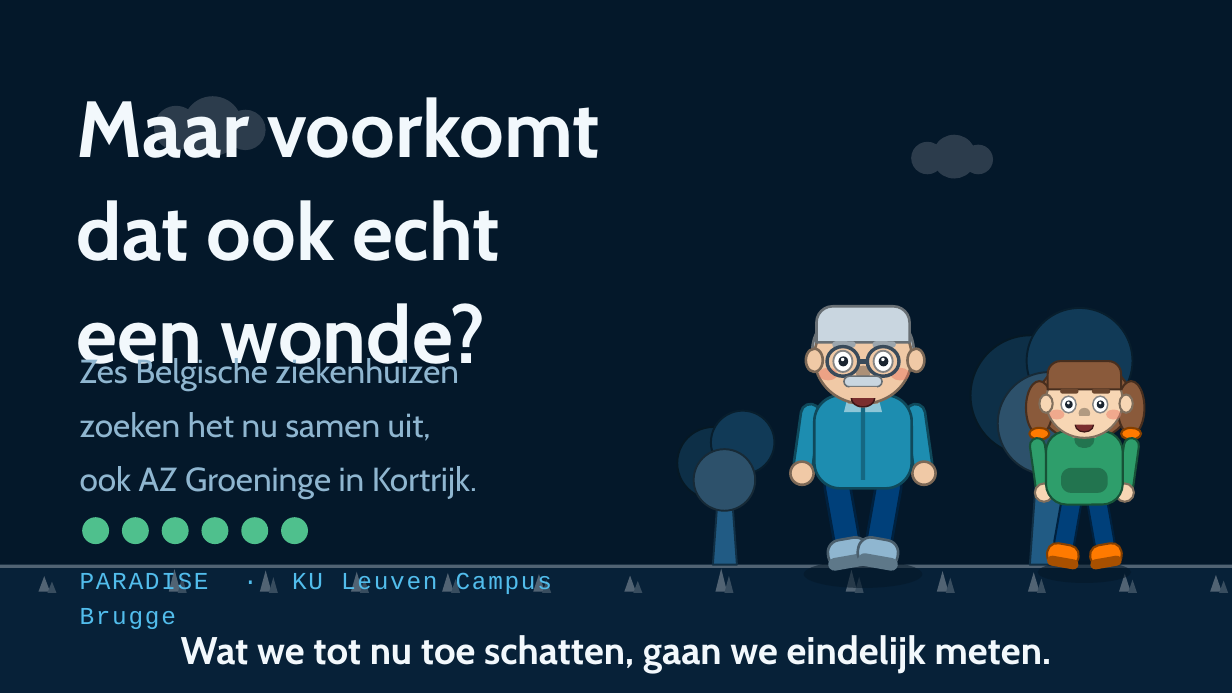
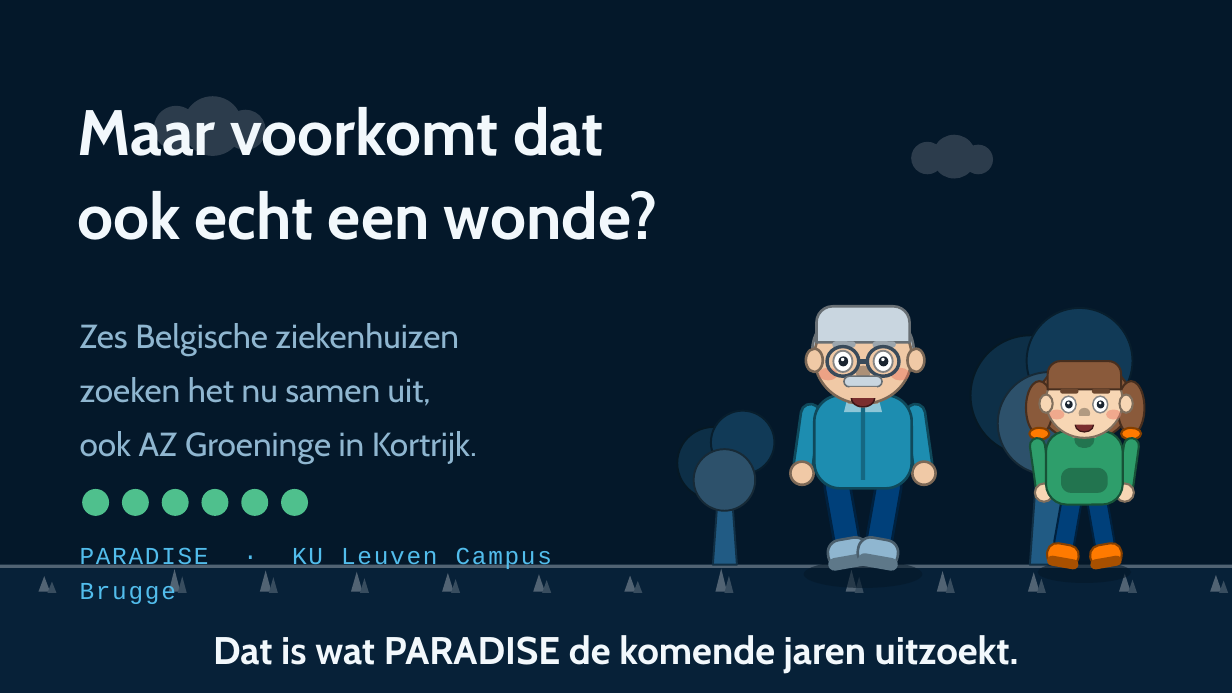
Before and after one commit to Dellfs/paradise-project, a slide deck: slide 22 of PARADISE_presentatie/PARADISE_animatie.pptx (slide 21 before the commit). Drawn at 1232x693 pixels with LibreOffice and Linux fonts; fonts in the diff are those of the drawing. Boxes give left, top, right and bottom in pixels: in the first picture for what was removed or moved away, otherwise in the second. Text is boxed around its words. In the diff, an @@ line names an element or a change of style, - is before the commit and + after.

```diff
--- a/PARADISE_presentatie/PARADISE_animatie.pptx
+++ b/PARADISE_presentatie/PARADISE_animatie.pptx
@@ text at [77,107,658,240]: text changed; size 62 to 50 pt @@
-Maar voorkomt
-dat ook echt
-een wonde?
+Maar voorkomt dat
+ook echt een wonde?
@@ text "Zes Belgische ziekenhuizen": place and size @@
-text "Zes Belgische ziekenhuizen" at [80,355,477,499]
+text "Zes Belgische ziekenhuizen" at [80,323,477,465]
@@ 6 ellipses: place and size @@
-6 ellipses at [82,518,308,544]
+6 ellipses at [82,489,308,516]
@@ text "PARADISE · KU Leuven Campus ...": place and size @@
-text "PARADISE · KU Leuven Campus ..." at [80,571,552,594]
+text "PARADISE · KU Leuven Campus ..." at [80,547,552,572]
@@ text at [213,635,1019,674]: text changed @@
-Wat we tot nu toe schatten, gaan we eindelijk meten.
+Dat is wat PARADISE de komende jaren uitzoekt.
```
Also in this commit, not shown: 8 other slides changed, 2 slides added, 1 slide removed, 6 other files.
